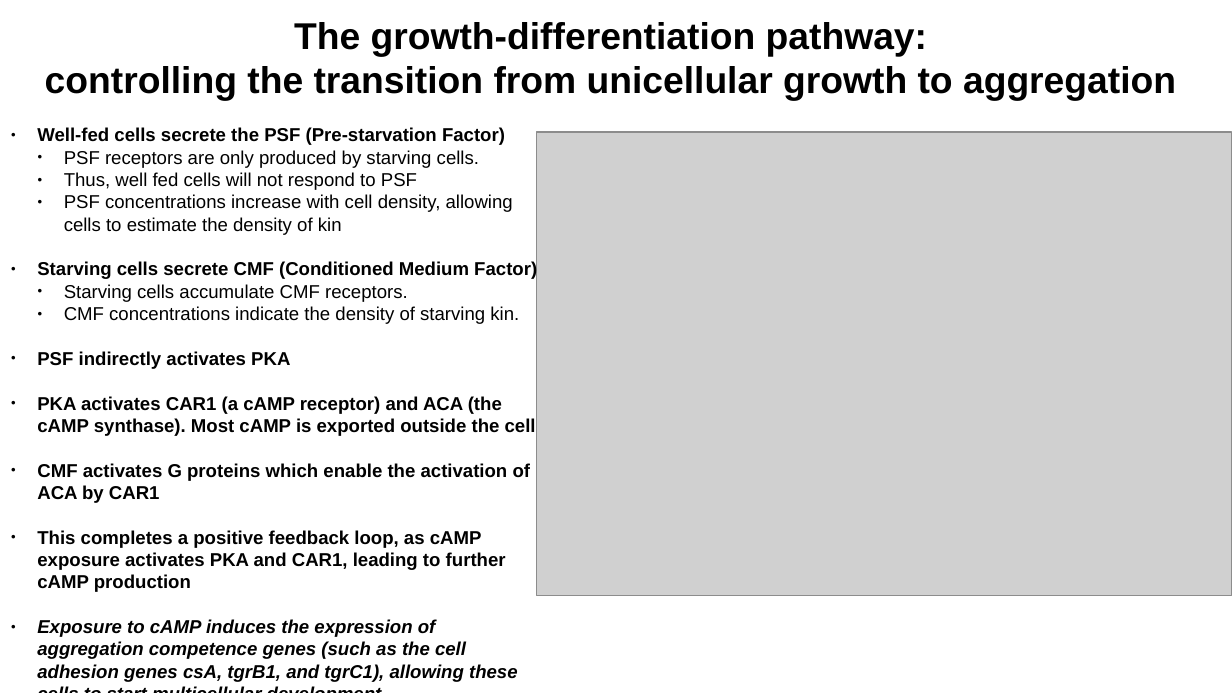
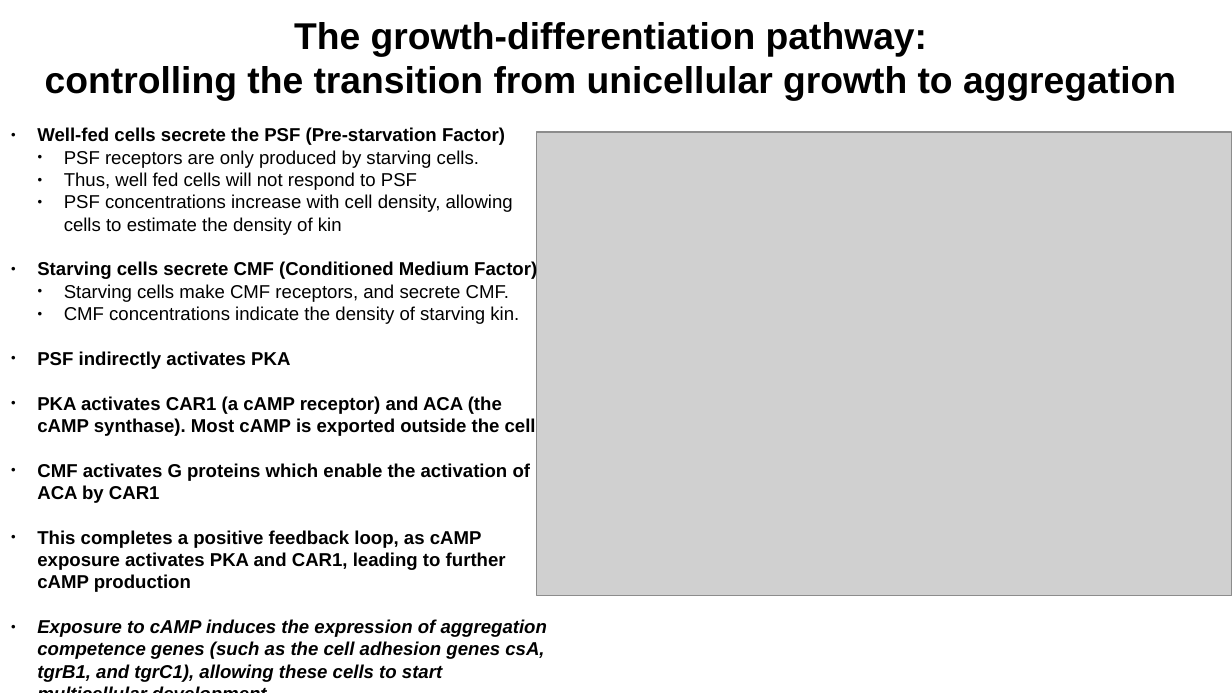
Before and after one commit to dkornai/Dicty_GDP_model, a slide deck: slide 6 of Presentation/dicty_gdp_talk.odp. Drawn at 1232x693 pixels with LibreOffice and Linux fonts; fonts in the diff are those of the drawing; grey boxes stand for pictures. Boxes give left, top, right and bottom in pixels: in the first picture for what was removed or moved away, otherwise in the second. Text is boxed around its words. In the diff, an @@ line names an element or a change of style, - is before the commit and + after.

```diff
--- a/Presentation/dicty_gdp_talk.odp
+++ b/Presentation/dicty_gdp_talk.odp
@@ text at bbox=[64, 284, 509, 302]: text changed @@
-  ● Starving cells accumulate CMF receptors.
+  ● Starving cells make CMF receptors, and secrete CMF.
```
Also in this commit, not shown: 3 other slides changed, 3 slides added, 18 other files.
